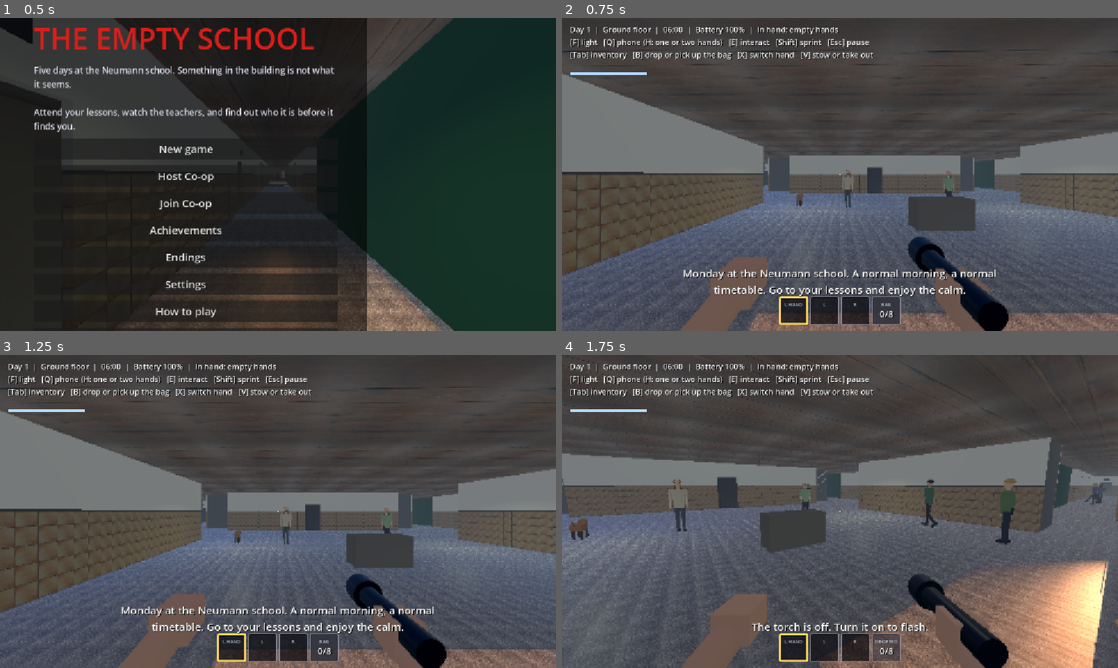
Above: before the commit, frames 1-4 (two rows, left to right).
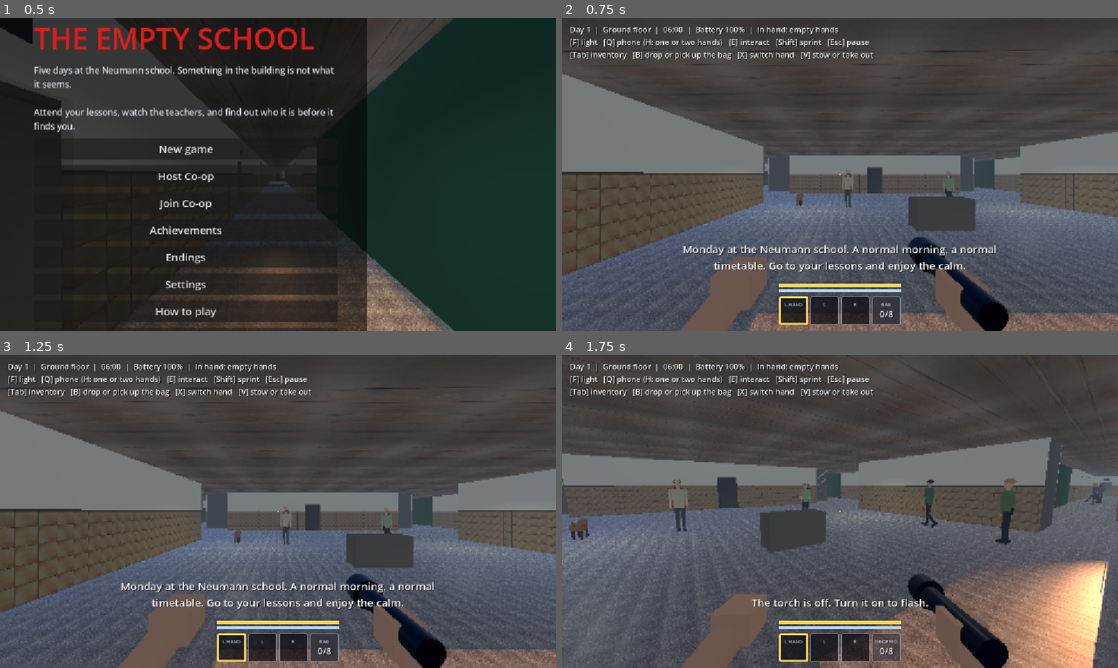
Above: after the commit, the same moments.

Repository: CsPS0/Neumann-Survival-Week
Game: Godot game, scene res://scenes/main.tscn
Two runs of this game, one before a commit and one after it. Both use one fixed random seed, a clock stepped at 60 frames per second and the inputs below.
Inputs (mouse positions are in pixels of both pictures, inside the frame that each line leads up to):
- Up to frame 1 (0.5 s): no input
- Up to frame 2 (0.75 s): click "New game" at 0.5 s
- Up to frame 3 (1.25 s): no input
- Up to frame 4 (1.75 s): tap Enter at 1.25 s; move the mouse to (867, 511) at 1.27 s; hold W (move_forward) from 1.28 s (still down); hold B (bag) from 1.28 s (still down); tap T (flash) at 1.55 s

Frame 1 is identical in both runs. In frame 2, 3.3% of the frame differs, in the area x 1-78%, y 17-90%; in frame 3, 3.3%; in frame 4, 1.3%.

Commit message:
Hotbar bars, keys row, key list and reset button
Battery and stamina bars sit above the hotbar. The inventory grid lists
the keys carried. Settings gets a key list on the Controls tab and a
button that resets every setting to the first-start values.

Diff:
--- a/HORROR-GAME/scripts/hotbar.gd
+++ b/HORROR-GAME/scripts/hotbar.gd
@@ -4,6 +4,8 @@
 
 const ItemSlot := preload("res://scripts/item_slot.gd")
 const SLOT := 60.0
+const GAP := 4.0
+const WIDTH := SLOT * 4.0 + GAP * 3.0   ## The bars above the hotbar match this.
 
 var _items: RefCounted
 var _hand: PanelContainer
@@ -16,7 +18,7 @@
 
 func setup(items: RefCounted, name_label_parent: Node) -> void:
 	_items = items
-	add_theme_constant_override("separation", 4)
+	add_theme_constant_override("separation", int(GAP))
 	mouse_filter = Control.MOUSE_FILTER_IGNORE
 	_hand = _slot("")
 	_pockets = [_slot("L"), _slot("R")]
@@ -28,7 +30,7 @@
 	_name_label.horizontal_alignment = HORIZONTAL_ALIGNMENT_CENTER
 	name_label_parent.add_child(_name_label)
 	_name_label.custom_minimum_size = Vector2(400.0, 0.0)
-	_name_label.set_anchors_and_offsets_preset(Control.PRESET_CENTER_BOTTOM, Control.PRESET_MODE_MINSIZE, int(SLOT) + 40)
+	_name_label.set_anchors_and_offsets_preset(Control.PRESET_CENTER_BOTTOM, Control.PRESET_MODE_MINSIZE, int(SLOT) + 52)
 	refresh()
 
 
--- a/HORROR-GAME/scripts/inventory_grid.gd
+++ b/HORROR-GAME/scripts/inventory_grid.gd
@@ -12,6 +12,7 @@
 var _bag_slots: Array[PanelContainer] = []
 var _bag_title := Label.new()
 var _speed := Label.new()
+var _keys := Label.new()
 
 
 func setup(items: RefCounted) -> void:
@@ -46,6 +47,11 @@
 	for i in _items.BAG_SLOTS:
 		_bag_slots.append(_slot(grid, ""))
 	box.add_child(grid)
+	_keys.add_theme_font_size_override("font_size", 14)
+	_keys.add_theme_color_override("font_color", Color(0.95, 0.82, 0.45))
+	_keys.autowrap_mode = TextServer.AUTOWRAP_WORD_SMART
+	_keys.custom_minimum_size = Vector2(BAG_COLUMNS * (SLOT + 6.0), 0.0)
+	box.add_child(_keys)
 	_speed.add_theme_font_size_override("font_size", 14)
 	box.add_child(_speed)
 	var hint := Label.new()
@@ -85,6 +91,14 @@
 		var id: String = bag[i] if i < bag.size() else ""
 		_bag_slots[i].set_item(id, _items.label_of(id) if id != "" else "")
 		_bag_slots[i].modulate.a = 1.0 if _items.bag_worn else 0.45
+	var keys: Array[String] = []
+	for place: int in _items.slots:
+		if not _items.is_reachable(place):
+			continue
+		for id: String in _items.slots[place]:
+			if _items.is_key(id):
+				keys.append(_items.label_of(id))
+	_keys.text = "Keys: %s" % (", ".join(keys) if not keys.is_empty() else "none")
 	if _items.bag_worn:
 		_bag_title.text = "Bag (%d/%d, %.1f kg)" % [bag.size(), _items.BAG_SLOTS, _items.bag_weight()]
 		_speed.text = "Walking speed: %d%%" % roundi(_items.speed_multiplier() * 100.0)
--- a/HORROR-GAME/scripts/main.gd
+++ b/HORROR-GAME/scripts/main.gd
@@ -142,8 +142,10 @@
 var _hud := Label.new()
 var _hotbar := Hotbar.new()   ## Hand, pockets and bag at the bottom of the screen.
 var _inventory_panel := InventoryGrid.new()   ## Tab: equipped slots and the bag grid.
-var _stamina_bg := ColorRect.new()
+var _stamina_bg := ColorRect.new()   ## Thin bar above the hotbar, shown while stamina is not full.
 var _stamina_bar: ColorRect
+var _battery_bg := ColorRect.new()   ## Thin bar above the stamina bar: the flashlight battery.
+var _battery_bar: ColorRect
 var _stamina_tween: Tween
 var _prompt_label := Label.new()
 var _message_label := Label.new()
@@ -2145,17 +2147,28 @@
 	layer.add_child(_inventory_panel)
 	_inventory_panel.set_anchors_and_offsets_preset(Control.PRESET_CENTER, Control.PRESET_MODE_MINSIZE)
 
-	_stamina_bg.position = Vector2(16.0, 112.0)
-	_stamina_bg.size = Vector2(160.0, 6.0)
-	_stamina_bg.color = Color(0.0, 0.0, 0.0, 0.5)
-	_stamina_bg.mouse_filter = Control.MOUSE_FILTER_IGNORE
+	var bar_width: float = Hotbar.WIDTH
+	for pair: Array in [[_battery_bg, 92], [_stamina_bg, 80]]:
+		var bg: ColorRect = pair[0]
+		bg.color = Color(0.0, 0.0, 0.0, 0.5)
+		bg.mouse_filter = Control.MOUSE_FILTER_IGNORE
+		layer.add_child(bg)
+		bg.set_anchors_preset(Control.PRESET_CENTER_BOTTOM)
+		bg.offset_left = -bar_width * 0.5
+		bg.offset_right = bar_width * 0.5
+		bg.offset_top = -float(pair[1]) - 6.0
+		bg.offset_bottom = -float(pair[1])
 	_stamina_bg.visible = false
-	layer.add_child(_stamina_bg)
 	_stamina_bar = ColorRect.new()
-	_stamina_bar.size = Vector2(160.0, 6.0)
+	_stamina_bar.size = Vector2(bar_width, 6.0)
 	_stamina_bar.color = Color(0.7, 0.85, 1.0)
 	_stamina_bar.mouse_filter = Control.MOUSE_FILTER_IGNORE
 	_stamina_bg.add_child(_stamina_bar)
+	_battery_bar = ColorRect.new()
+	_battery_bar.size = Vector2(bar_width, 6.0)
+	_battery_bar.color = Color(0.95, 0.85, 0.35)
+	_battery_bar.mouse_filter = Control.MOUSE_FILTER_IGNORE
+	_battery_bg.add_child(_battery_bar)
 
 	_prompt_label.set_anchors_preset(Control.PRESET_CENTER)
 	_prompt_label.grow_horizontal = Control.GROW_DIRECTION_BOTH
@@ -2170,7 +2183,7 @@
 	_message_label.custom_minimum_size = Vector2(760.0, 0.0)
 	_message_label.autowrap_mode = TextServer.AUTOWRAP_WORD_SMART
 	_message_label.horizontal_alignment = HORIZONTAL_ALIGNMENT_CENTER
-	_message_label.position.y -= 70.0
+	_message_label.position.y -= 120.0
 	_message_label.add_theme_font_size_override("font_size", 22)
 	_message_label.add_theme_color_override("font_shadow_color", Color.BLACK)
 	_message_label.modulate.a = 0.0
@@ -2199,6 +2212,7 @@
 
 func _update_hud() -> void:
 	_hotbar.visible = not match_world.active
+	_battery_bg.visible = not match_world.active
 	if match_world.active:
 		_hud.text = match_world.hud_text()
 		return
@@ -2231,7 +2245,7 @@
 
 
 func _on_stamina_changed(fraction: float) -> void:
-	_stamina_bar.size.x = 160.0 * fraction
+	_stamina_bar.size.x = Hotbar.WIDTH * fraction
 	_stamina_bg.visible = true
 	if _stamina_tween:
 		_stamina_tween.kill()
@@ -2243,6 +2257,9 @@
 
 func _on_battery_changed(fraction: float) -> void:
 	_battery = fraction
+	if _battery_bar:
+		_battery_bar.size.x = Hotbar.WIDTH * clampf(fraction, 0.0, 1.0)
+		_battery_bar.color = Color(0.9, 0.25, 0.2) if fraction < 0.2 else Color(0.95, 0.85, 0.35)
 
 
 # --- Safe keypad ----------------------------------------------------------------
--- a/HORROR-GAME/scripts/settings_ui.gd
+++ b/HORROR-GAME/scripts/settings_ui.gd
@@ -7,6 +7,13 @@
 var _controls := {}   ## setting key -> its control, so a preset can move them all.
 var _val_labels := {} ## setting key -> its value Label.
 var _preset: OptionButton
+const KEY_LIST := [
+	["W A S D", "Move"], ["Shift", "Sprint"], ["Mouse", "Look"], ["E", "Interact"], ["F", "Flashlight"],
+	["T", "Flash burst"], ["Q", "Phone"], ["H", "Phone: one or two hands"], ["Tab", "Inventory, or next phone app"],
+	["B", "Drop or pick up the bag"], ["X", "Switch hand"], ["V", "Stow or take out the held item"],
+	["Space", "Hold breath in a locker"], ["G", "Name the entity (day 4 and 5)"], ["Esc", "Pause"],
+]
+
 var _tabs: TabContainer
 var _page: VBoxContainer   ## The column of the tab being built.
 var _on_change: Callable
@@ -37,11 +44,21 @@
 	_slider("Mouse sensitivity", "sensitivity", 0.001, 0.006, 0.0002, func(v: float) -> String: return "%.4f" % v)
 	_check("Invert Y axis", "invert_y")
 
+	_category("KEYS")
+	for row: Array in KEY_LIST:
+		_key_row(row[0], row[1])
+
 	_open_tab("Gameplay")
 	_category("ASSISTS", "", false)
 	_check("Easy map (show player position)", "easy_map")
 	_category("COMFORT")
 	_check("Scare flashes (screen blackouts & stings)", "scare_flash")
+
+	var reset := Button.new()
+	reset.name = "reset_defaults"
+	reset.text = "Reset all settings to defaults"
+	reset.pressed.connect(_reset_defaults)
+	add_child(reset)
 
 
 ## Starts a tab: a scrolling column. The rows added next go into it.
@@ -120,18 +137,49 @@
 	var values := GraphicsSettings.preset_values(index)
 	for key: String in values:
 		_profile.set_setting(key, values[key])
-		var control: Control = _controls[key]
-		if control is Range:
-			(control as Range).set_value_no_signal(float(values[key]))
-			if _val_labels.has(key):
-				var fmt: Callable = _val_labels[key]["fmt"]
-				_val_labels[key]["label"].text = fmt.call(float(values[key]))
-		elif control is CheckBox:
-			(control as CheckBox).set_pressed_no_signal(bool(values[key]))
-		elif control is OptionButton:
-			(control as OptionButton).select(int(values[key]))
+		_show_value(key, values[key])
 	_profile.save()
 	_on_change.call()
+
+
+## Moves the control of `key` to `value` without firing its signal.
+func _show_value(key: String, value: Variant) -> void:
+	var control: Control = _controls.get(key)
+	if control is Range:
+		(control as Range).set_value_no_signal(float(value))
+		if _val_labels.has(key):
+			var fmt: Callable = _val_labels[key]["fmt"]
+			_val_labels[key]["label"].text = fmt.call(float(value))
+	elif control is CheckBox:
+		(control as CheckBox).set_pressed_no_signal(bool(value))
+	elif control is OptionButton:
+		(control as OptionButton).select(int(value))
+
+
+## Every setting back to the first-start values: the preset for this PC, then the plain defaults.
+func _reset_defaults() -> void:
+	var values: Dictionary = _profile.DEFAULTS.duplicate()
+	values["quality"] = _profile.default_quality()
+	values.merge(GraphicsSettings.preset_values(int(values["quality"])), true)
+	for key: String in values:
+		_profile.set_setting(key, values[key])
+		_show_value(key, _profile.get_setting(key))
+	_sync_preset()
+	_profile.save()
+	_on_change.call()
+
+
+func _key_row(key_name: String, action: String) -> void:
+	var row := HBoxContainer.new()
+	var key_label := Label.new()
+	key_label.text = key_name
+	key_label.custom_minimum_size = Vector2(120.0, 0.0)
+	key_label.add_theme_color_override("font_color", Color(0.8, 0.85, 0.9))
+	row.add_child(key_label)
+	var action_label := Label.new()
+	action_label.text = action
+	row.add_child(action_label)
+	_page.add_child(row)
 
 
 func _sync_preset() -> void:
